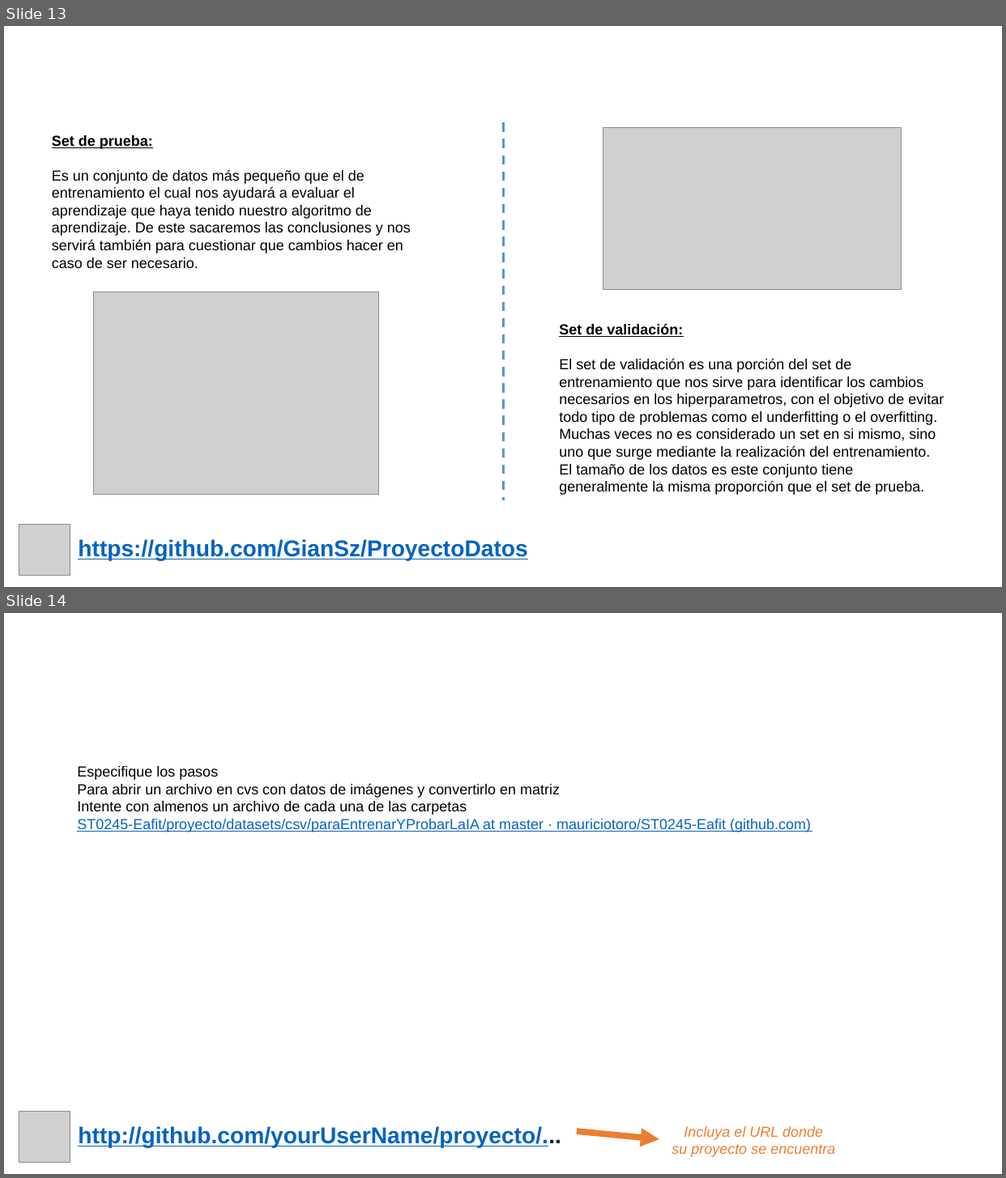
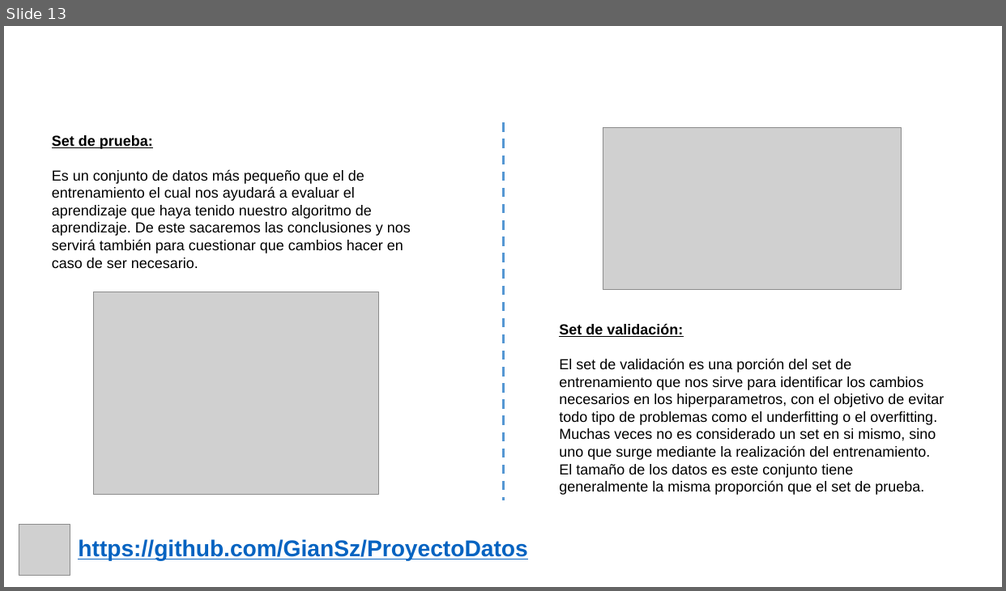
Before and after one commit to GianSz/ProyectoDatos, a slide deck: Presentacion/Presentación Proyecto.pptx. Shown one above the other, each under a label of ours: slides 13 and 14 before the commit, slide 13 after it. The pictures are 1006x1178 and 1006x591 pixels, drawn with LibreOffice and Linux fonts; fonts in the diff are those of the drawing; grey boxes stand for pictures; background and template pictures are left out. Boxes give left, top, right and bottom in pixels: in the first picture for what was removed or moved away, otherwise in the second. Text is boxed around its words. In the diff, an @@ line names an element or a change of style, - is before the commit and + after.

```diff
--- a/Presentacion/Presentación Proyecto.pptx
+++ b/Presentacion/Presentación Proyecto.pptx
@@ slide 14 removed at bbox=[4, 613, 1002, 1174], background picture (left out) @@
@@ text removed at bbox=[77, 766, 811, 833] @@
-Especifique los pasos
-Para abrir un archivo en cvs con datos de imágenes y convertirlo en matriz
-Intente con almenos un archivo de cada una de las carpetas
-ST0245-Eafit/proyecto/datasets/csv/paraEntrenarYProbarLaIA at master · mauriciotoro/ST0245-Eafit (github.com)
@@ picture removed at bbox=[19, 1112, 70, 1162] @@
@@ text removed at bbox=[78, 1127, 561, 1148] @@
-http://github.com/yourUserName/proyecto/...
@@ freeform shape removed at bbox=[577, 1131, 659, 1140] @@
@@ text removed at bbox=[671, 1127, 835, 1157] @@
-Incluya el URL donde
-su proyecto se encuentra
```
Also in this commit, not shown: 3 slides added.
